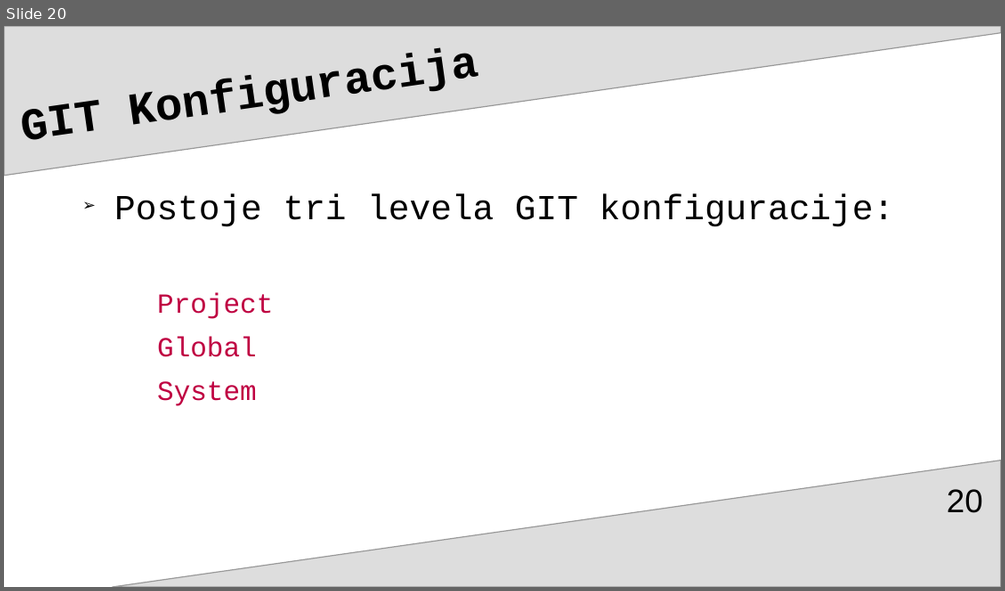
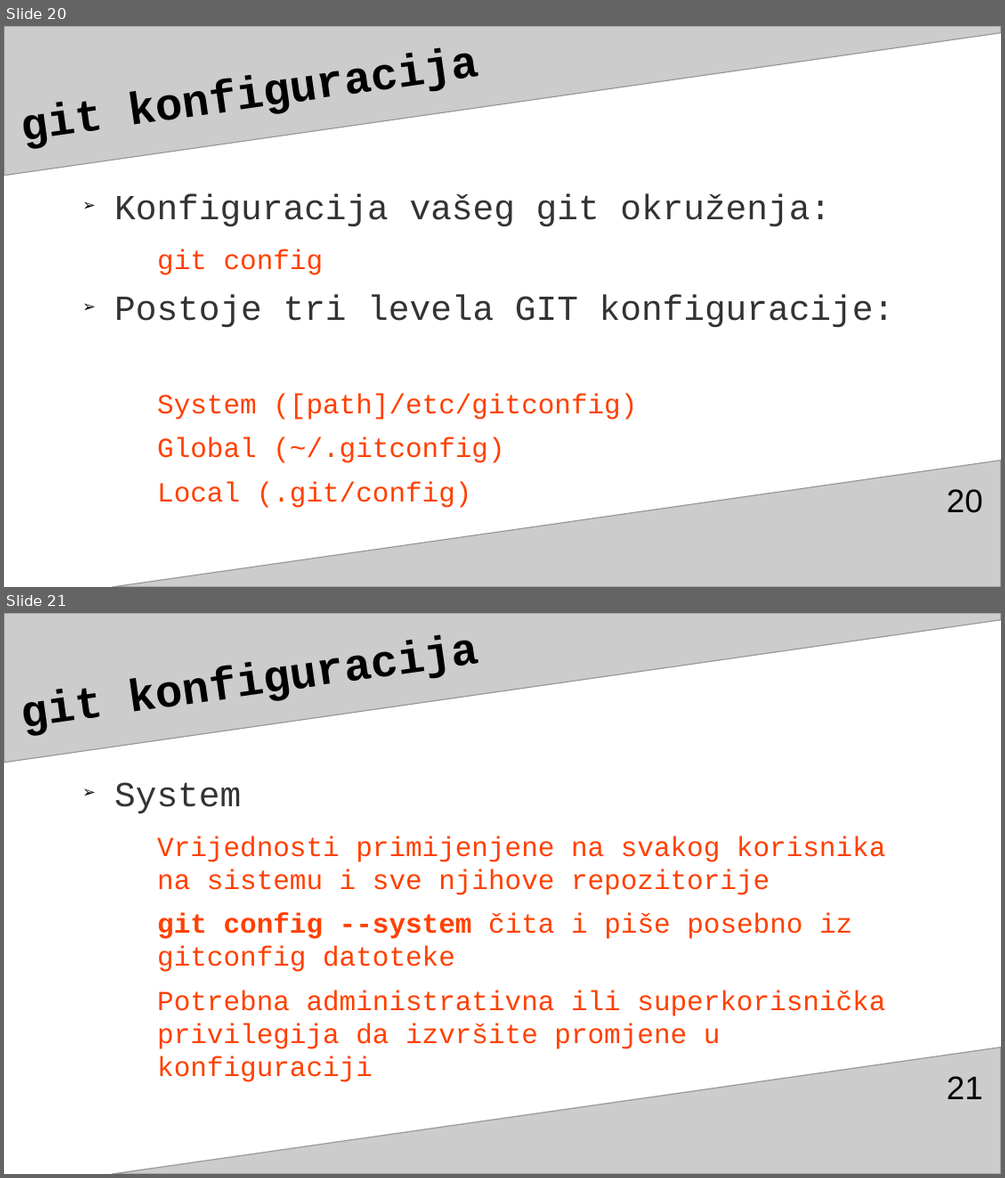
Before and after one commit to adnannukic/prezentacija-za-TSI, a slide deck: gitGitHubAdnanNukićPrez3.odp. Shown one above the other, each under a label of ours: slide 20 before the commit, slides 20 and 21 after it. The pictures are 1005x591 and 1005x1178 pixels, drawn with LibreOffice and Linux fonts; fonts in the diff are those of the drawing. Boxes give left, top, right and bottom in pixels: in the first picture for what was removed or moved away, otherwise in the second. Text is boxed around its words. In the diff, an @@ line names an element or a change of style, - is before the commit and + after.

```diff
--- a/gitGitHubAdnanNukićPrez3.odp
+++ b/gitGitHubAdnanNukićPrez3.odp
@@ slide 21 added at [4,613,1001,1174], background #FFFFFF; not listed: 2 template elements that a slide beside it also shows @@
@@ title added at [15,613,909,755], 36 pt, text #000000, bold @@
+git konfiguracija
@@ text added at [114,782,885,1082], 22 pt, text #FF4000 @@
+➢ System
+  Vrijednosti primijenjene na svakog korisnika na sistemu i sve njihove repozitorije
+  git config --system čita i piše posebno iz gitconfig datoteke
+  Potrebna administrativna ili superkorisnička privilegija da izvršite promjene u konfiguraciji
@@ page number added at [947,1076,983,1099], 26 pt, text #000000 @@
+21
@@ slide 20 changed as well @@
@@ freeform shape at [4,26,1001,176]: fill #DDDDDD to #CCCCCC @@
@@ title at [15,26,909,168]: text changed @@
-GIT Konfiguracija
+git konfiguracija
@@ text at [114,193,831,275]: paragraphs added @@
+➢ Konfiguracija vašeg git okruženja:
+  git config
@@ text at [114,295,894,327]: text colour #000000 to #333333 in "Postoje tri levela GIT konfiguracije:" @@
@@ text at [157,394,637,507]: text changed; text colour #BF0041 to #FF4000 @@
-  Project
-  Global
-  System
+  System ([path]/etc/gitconfig)
+  Global (~/.gitconfig)
+  Local (.git/config)
@@ freeform shape at [113,460,1001,587]: fill #DDDDDD to #CCCCCC @@
```
Also in this commit, not shown: 110 other slides changed, 8 other slides added, 1 slide removed.
